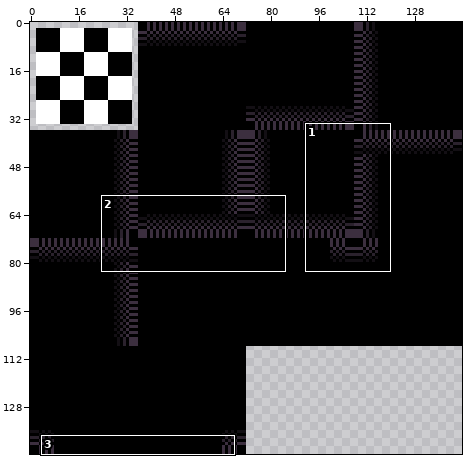
Two versions of one sprite sheet, CasaDesDiamantes/tilesets/voidBackground/output_tileset.png. The first picture is a wide view before the edit; the outline marks the close-up.
Close-up. First the earlier version:
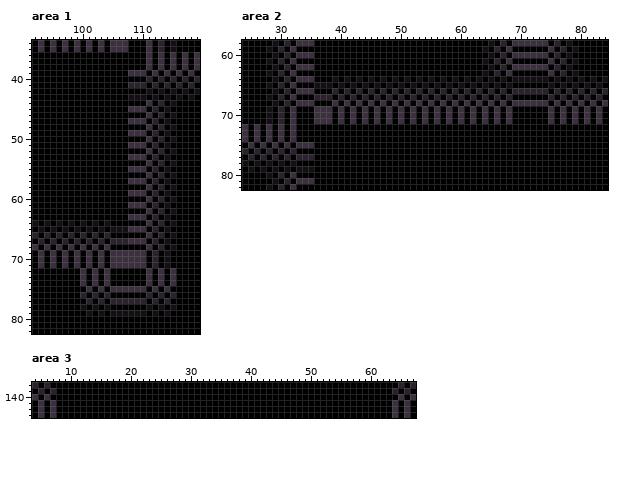
The file is 144x144 pixels. Shown: area 1: x 92..119, y 34..82; area 2: x 24..84, y 58..82; area 3: x 4..67, y 138..143.
After:
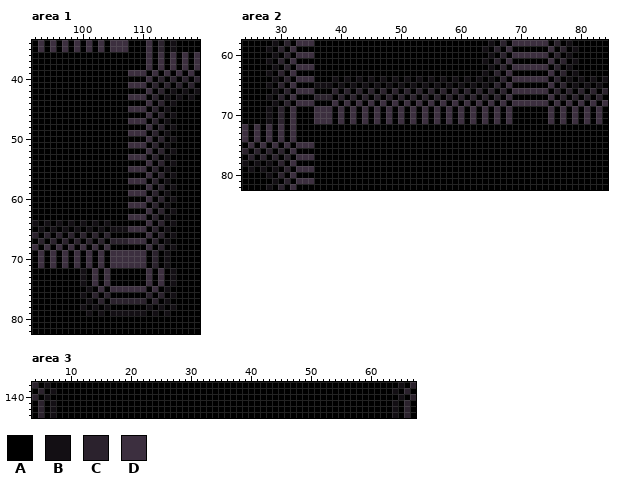
Palette (. is transparent): A #000000  B #130f14  C #2b222d  D #3c2f3f
Edits made:
Changed rows in their new state; - is an unchanged pixel.
Area 1:
first column x 108:
40 ---D--
41 DDD---
42 ---D-C
43 DDD-C-
first column x 100:
72 B--------------B
73 B--------------B
74 B--------------B
75 -B------------B-
76 B--------------B
77 -B------------B-
Area 2:
first column x 66:
64 -C-DDDDDD-C-
65 C-D------D-C
66 ---DDDDDD---
67 --D------D--
first column x 30:
76 --D---
77 ---DDD
78 C-D---
79 -C-DDD
Area 3:
first column x 4:
138 --B----------------------------------------------------------B--
139 ---B--------------------------------------------------------B---
140 C-B----------------------------------------------------------B-C
141 -C-B--------------------------------------------------------B-C-
142 -C-B--------------------------------------------------------B-C-
143 -C-B--------------------------------------------------------B-C-
